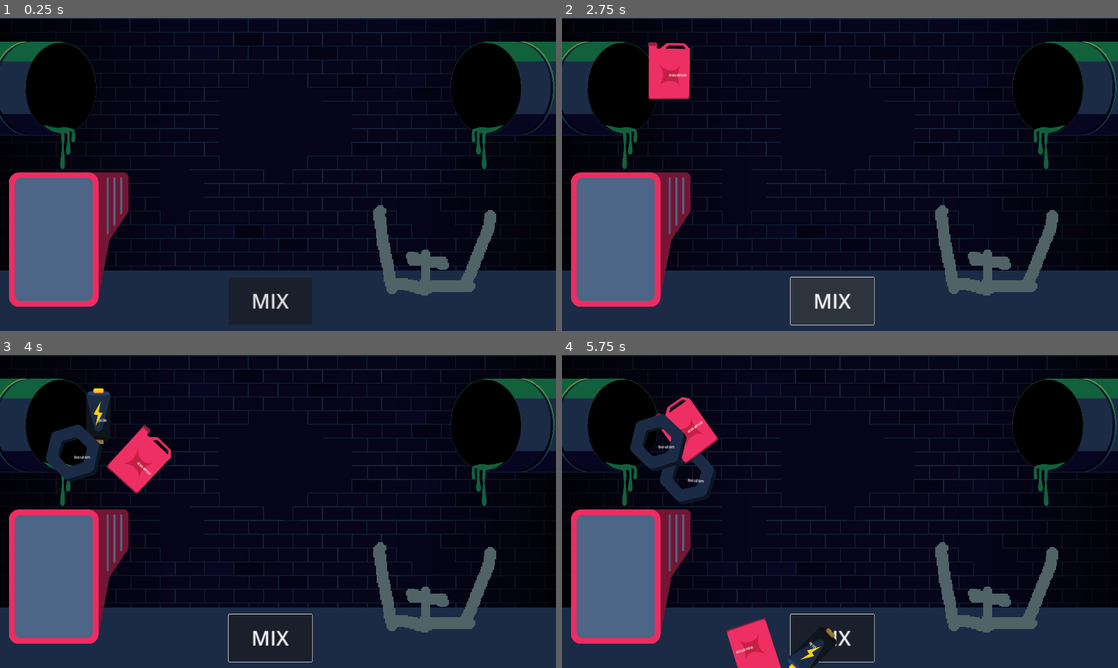
Above: before the commit, frames 1-4 (two rows, left to right).
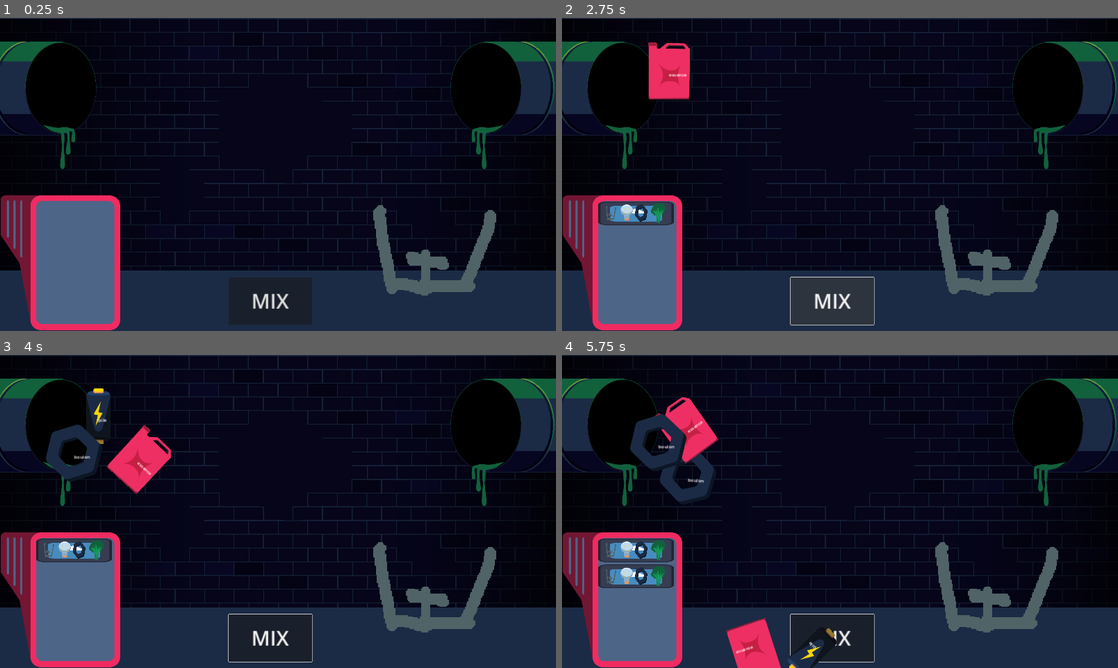
Above: after the commit, the same moments.

Repository: Daxidz/orbital-5-cyberpunk
Game: Godot game, scene res://src/main.tscn
The game is run twice, just before and just after one commit, with the same random seed, the same clock (stepped at 60 frames per second) and the same inputs. The engine's default icon, where the game draws it, is replaced by a stand-in: a white triangle on a blue panel in a dark square.
Inputs (mouse positions are in pixels of both pictures, inside the frame that each line leads up to):
- Up to frame 1 (0.25 s): no input
- Up to frame 2 (2.75 s): click "MIX" at 0.5 s; click "MIX" at 1.25 s; click "MIX" at 2 s
- Up to frame 3 (4 s): move the mouse to (105, 408) at 2.77 s; press the mouse at (105, 408) at 2.78 s; move the mouse to (94, 401) at 3.52 s; release the mouse at (94, 401) at 3.53 s; click (94, 401) at 3.6 s
- Up to frame 4 (5.75 s): move the mouse to (650, 452) at 4.27 s; press the mouse at (650, 452) at 4.28 s; move the mouse to (662, 408) at 5.02 s; release the mouse at (662, 408) at 5.03 s; click (662, 408) at 5.1 s

The runs differ from the first frame. In frame 1, 6.8% of the frame differs, in the area x 0-24%, y 49-100%; in frame 2, 7.6%; in frame 3, 7.6%; in frame 4, 8.3%.

Commit message:
Implement recipes list spawn

Diff:
--- a/src/main.tscn
+++ b/src/main.tscn
@@ -121,8 +121,10 @@
 texture = ExtResource("8_wht4i")
 
 [node name="Ecran" type="Sprite2D" parent="."]
-position = Vector2(237, 765)
+position = Vector2(415, 613)
+scale = Vector2(-1, 1)
 texture = ExtResource("9_6wdqx")
+centered = false
 
 [node name="Tuyau2" type="Sprite2D" parent="."]
 position = Vector2(1952, 300)
--- a/src/recipe_panel.tscn
+++ b/src/recipe_panel.tscn
@@ -9,26 +9,26 @@
 [node name="RecipePanel" type="Node2D"]
 
 [node name="Background" type="Sprite2D" parent="."]
-position = Vector2(309, 66)
-scale = Vector2(4.79688, 1)
+scale = Vector2(2.03906, 0.640625)
 texture = ExtResource("1_wxxja")
+centered = false
 
 [node name="RecipeIcon" type="Sprite2D" parent="Background"]
-position = Vector2(-44.6368, 0)
+position = Vector2(21.7898, 63.5549)
 scale = Vector2(0.157796, 1)
 texture = ExtResource("2_ulxyl")
 
 [node name="Ingredient1" type="Sprite2D" parent="Background"]
-position = Vector2(-18.1368, -3.99999)
+position = Vector2(48.2898, 59.5549)
 scale = Vector2(0.166449, 0.477901)
 texture = ExtResource("3_8mwrm")
 
 [node name="Ingredient2" type="Sprite2D" parent="Background"]
-position = Vector2(6.25409, -1.99998)
+position = Vector2(72.6806, 61.5549)
 scale = Vector2(0.110304, 0.483503)
 texture = ExtResource("4_28l5s")
 
 [node name="Ingredient3" type="Sprite2D" parent="Background"]
-position = Vector2(36.2736, -1.99998)
+position = Vector2(102.7, 61.5549)
 scale = Vector2(0.132239, 0.540201)
 texture = ExtResource("5_uddyp")
--- a/src/recipes_manager.gd
+++ b/src/recipes_manager.gd
@@ -13,7 +13,7 @@
 
 var rng: RandomNumberGenerator = RandomNumberGenerator.new()
 
-var next_spawn_tick: float = 0
+var next_spawn_tick: float = 5
 var timer_tick: float = 0
 
 var RecipePanelInstancier = preload("res://src/recipe_panel.tscn")
@@ -21,30 +21,43 @@
 @onready var timer: Timer = $Timer
 
 func _ready():
-	ongoing_recipes = RECIPES
+	self.redraw_recipes()
 	timer.start(TIMER_INTERVAL)
 
-	var recipe_panel1 = RecipePanelInstancier.instantiate()
-	var recipe_panel2 = RecipePanelInstancier.instantiate()
+var recipes_panels: Array = []
 
-	# var recipes_list = get_tree().get_root().get_node("Main/UI/Recipes/RecipesVerticalList")
-	var screen = get_tree().get_root().get_node("Main/Ecran") as Sprite2D
-	print_debug("screen.position.x: %f, y: %f" % [screen.position.x, screen.position.y])
+func redraw_recipes():
+	var main = get_tree().get_root().get_node("Main")
+	var screen = main.get_node("Ecran") as Sprite2D
 
-#	if (screen != null):
-#		screen.add_child(recipe_panel1)
-#		screen.add_child(recipe_panel2)
+	var x = screen.position.x - 290
+	var y = screen.position.y + 20
+
+	for panel in self.recipes_panels:
+		(panel as Node2D).hide()
+		main.remove_child(panel)
+		panel.queue_free()
+	self.recipes_panels.clear()
+
+	var i = 0
+	for recipe in ongoing_recipes:
+		var panel = RecipePanelInstancier.instantiate() as Node2D
+		panel.position.x = x
+		panel.position.y = y + ((80 + 10) * i)
+		main.add_child(panel)
+		self.recipes_panels.push_back(panel)
+		i += 1
 
 func generate_next_spawn():
 	self.next_spawn_tick = self.timer_tick + self.rng.randf_range(SPAWN_INTERVAL_MIN, SPAWN_INTERVAL_MAX)
-	print_debug("next_spawn_tick: %f" % self.next_spawn_tick)
 
 func spawn_new_recipe():
 	var recipe: Recipe = RECIPES[self.rng.randi_range(0, RECIPES.size() - 1)]
-	self.ongoing_recipes.append(recipe)
+	self.ongoing_recipes.append(recipe.duplicate())
 
 	print_debug("Added new recipe: %s" % recipe)
 
+	self.redraw_recipes()
 	self.generate_next_spawn()
 
 func _on_timer_timeout():
@@ -55,13 +68,16 @@
 func is_ongoing_recipe_valid(ingredients: Array):
 	ingredients.sort()
 
-	var same = self.ongoing_recipes.filter(func(recipe): return recipe.ingredients == ingredients)
-	if (same.size() > 0):
-		for recipe in self.ongoing_recipes:
-			if (recipe.ingredients == ingredients):
-				self.ongoing_recipes.erase(recipe)
+	self.ongoing_recipes.clear()
+	self.redraw_recipes()
 
-	return (same.size() > 0)
+#	var same = self.ongoing_recipes.filter(func(recipe): return recipe.ingredients == ingredients)
+#	if (same.size() > 0):
+#		for recipe in self.ongoing_recipes:
+#			if (recipe.ingredients == ingredients):
+#				self.ongoing_recipes.erase(recipe)
+#	return (same.size() > 0)
+	return true
 
 
 class Recipe:
@@ -78,3 +94,6 @@
 		result += "]"
 
 		return result
+
+	func duplicate():
+		return Recipe.new(ingredients.duplicate())
--- a/src/recipes_manager.tscn
+++ b/src/recipes_manager.tscn
@@ -6,3 +6,5 @@
 script = ExtResource("1_jv8tx")
 
 [node name="Timer" type="Timer" parent="."]
+
+[connection signal="timeout" from="Timer" to="." method="_on_timer_timeout"]
